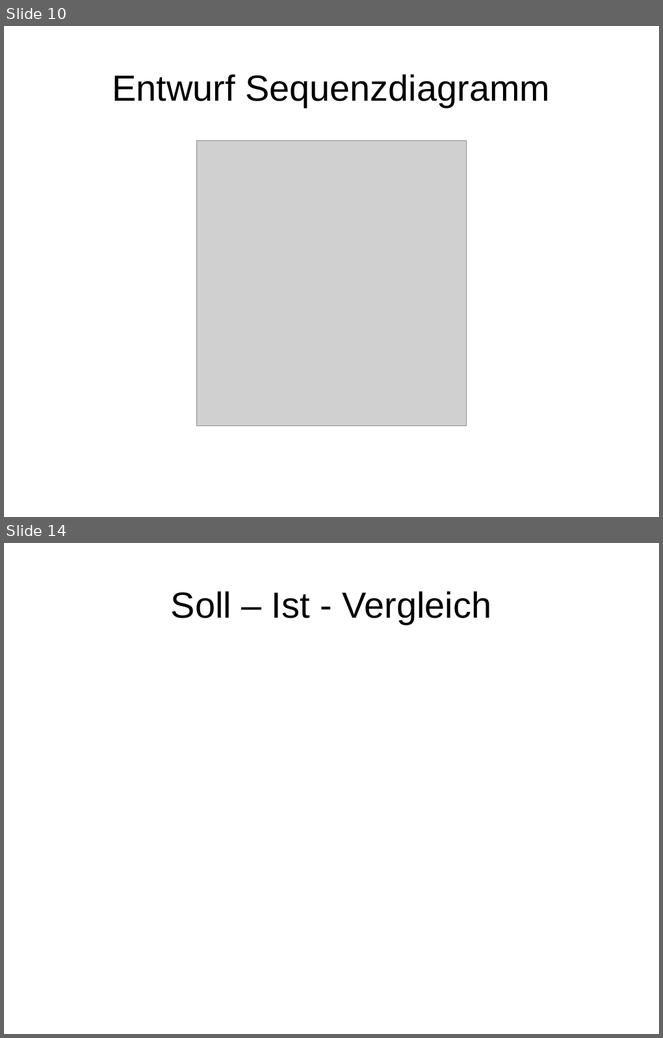
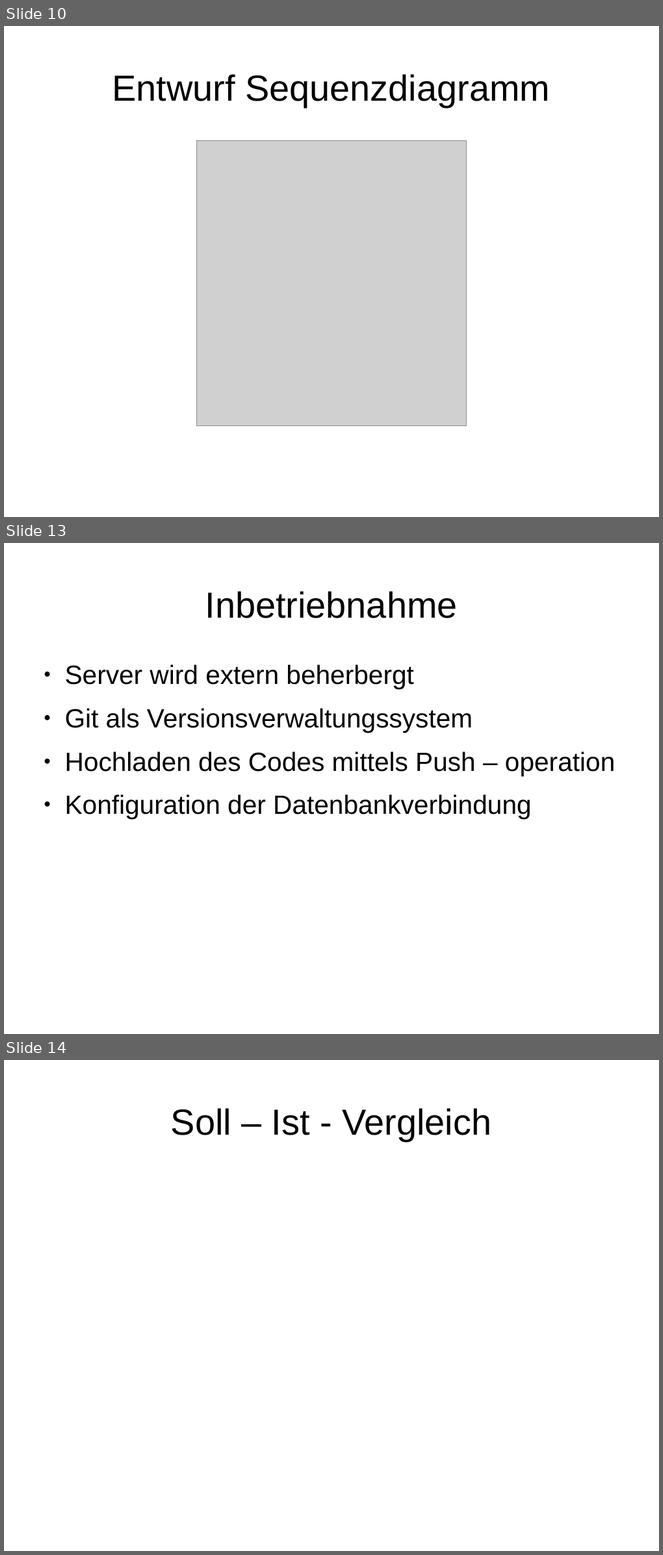
Before and after one commit to janhelmle/weiterbildung_fachinformatiker_ihk_projektantrag, a slide deck: praesentation/presentation_v1.odp. Shown one above the other, each under a label of ours: slides 10 and 14 before the commit, slides 10, 13 and 14 after it; the slides between them are not shown. The pictures are 663x1038 and 663x1555 pixels, drawn with LibreOffice and Linux fonts; fonts in the diff are those of the drawing; grey boxes stand for pictures. Boxes give left, top, right and bottom in pixels: in the first picture for what was removed or moved away, otherwise in the second. Text is boxed around its words. In the diff, an @@ line names an element or a change of style, - is before the commit and + after.

```diff
--- a/praesentation/presentation_v1.odp
+++ b/praesentation/presentation_v1.odp
@@ slide 13 added at (4,543,659,1034), background #FFFFFF @@
@@ title added at (206,591,458,618), 44 pt, text #000000 @@
+Inbetriebnahme
@@ text added at (65,665,615,819), 32 pt, text #000000 @@
+● Server wird extern beherbergt
+● Git als Versionsverwaltungssystem
+● Hochladen des Codes mittels Push – operation
+● Konfiguration der Datenbankverbindung
```
Also in this commit, not shown: 3 slides changed, 1 other slide added, 2 slides removed.
